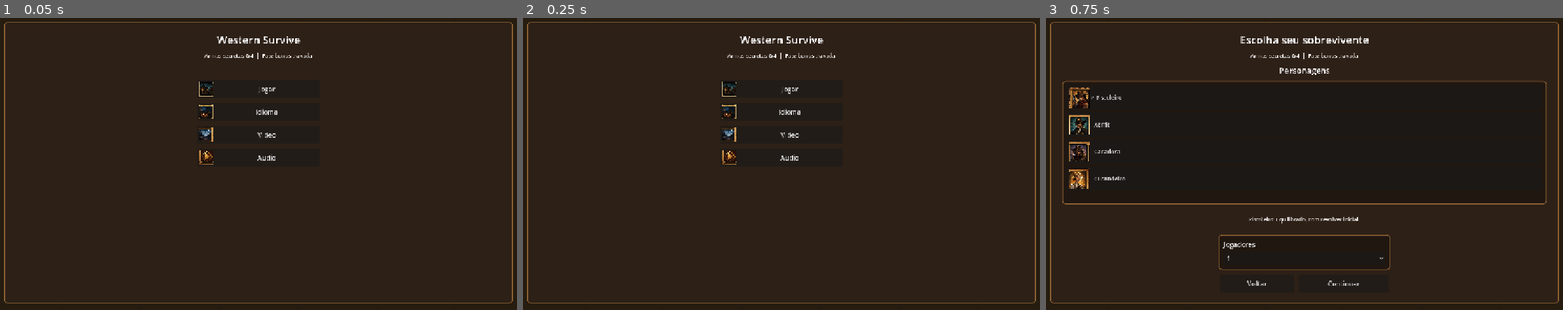
Above: before the commit, frames 1-3 (left to right).
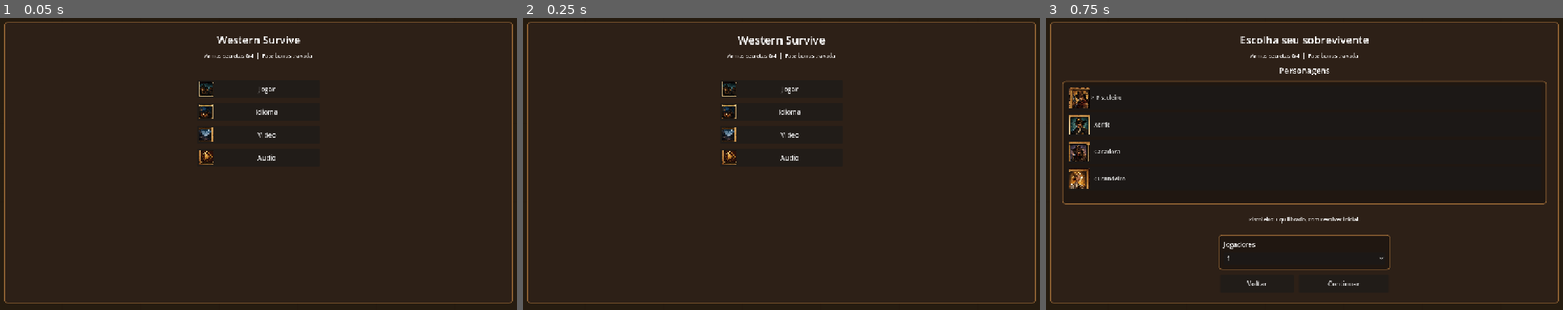
Above: after the commit, the same moments.

Repository: Xaxadox/WesternSurvive
Game: Godot game, scene res://scenes/splash_screen.tscn
The game is run twice, just before and just after one commit, with the same random seed, the same clock (stepped at 60 frames per second) and the same inputs.
Inputs:
- Up to frame 1 (0.05 s): no input
- Up to frame 2 (0.25 s): no input
- Up to frame 3 (0.75 s): click "Jogar" at 0.5 s

Frame 1 is identical in both runs. In frame 2, 0.3% of the frame differs, in the area x 41-59%, y 6-10%; in frame 3, nothing differs.

Commit message:
Add music beat UI pulse

Diff:
--- a/project/scripts/CodeMusic.gd
+++ b/project/scripts/CodeMusic.gd
@@ -1,4 +1,6 @@
 extends Node
+
+signal beat_hit(type)
 
 const SILENCE_NOTE = -99
 const DEFAULT_STAGE_ID = "menu"
@@ -350,6 +352,15 @@
 	var chord = chords[int(step_tick / 8) % chords.size()]
 	var harmony_note = int(chord[(int(step_tick / 4) + phrase) % chord.size()])
 	var bass_note = int(bass_line[int(step_tick / 4) % bass_line.size()])
+	var is_kick = step % 8 == 0 or (stage_id == "canyon" and step % 16 == 12) or (stage_id == "bonus" and step % 8 == 6)
+	var is_snare = step % 16 == 8 or step % 16 == 14
+	if stage_id == "mine":
+		is_snare = step % 16 == 12
+
+	if is_kick:
+		_emit_beat_hit("kick")
+	elif is_snare:
+		_emit_beat_hit("snare")
 
 	if melody_note > -90:
 		lead_freq_current = _note_freq(root * 2.0, melody_note)
@@ -367,6 +378,9 @@
 		harmony_freq_current = _note_freq(root * 2.0, harmony_note)
 		harmony_level = 0.65
 		_pluck_string(harmony_freq_current, float(profile.get("harmony_gain", 0.05)) * 0.55, 0.991)
+
+func _emit_beat_hit(type):
+	call_deferred("emit_signal", "beat_hit", type)
 
 func _get_next_markov_note(current_note, markov_matrix):
 	if typeof(markov_matrix) != TYPE_DICTIONARY:
--- a/project/scripts/HUD.gd
+++ b/project/scripts/HUD.gd
@@ -23,6 +23,7 @@
 var resolution_option
 var fullscreen_check
 var player_count_option
+var beat_tween: Tween = null
 
 var pause_layer
 var pause_label
@@ -1062,6 +1063,24 @@
 func hide_game_over():
 	game_over_layer.visible = false
 
+func pulse_music_beat(type):
+	var target = title_label
+	if start_layer != null and start_layer.visible and start_title_label != null:
+		target = start_title_label
+	if target == null or not is_instance_valid(target):
+		return
+
+	if beat_tween != null:
+		beat_tween.kill()
+
+	var pulse_scale = Vector2(1.08, 1.08) if type == "kick" else Vector2(1.035, 1.035)
+	var pulse_time = 0.16 if type == "kick" else 0.10
+	target.pivot_offset = target.size * 0.5
+	target.scale = pulse_scale
+	beat_tween = create_tween()
+	beat_tween.set_pause_mode(Tween.TWEEN_PAUSE_PROCESS)
+	beat_tween.tween_property(target, "scale", Vector2.ONE, pulse_time).set_ease(Tween.EASE_OUT)
+
 func _on_choice_pressed(index):
 	if index >= current_choices.size():
 		return
--- a/project/scripts/Main.gd
+++ b/project/scripts/Main.gd
@@ -129,6 +129,8 @@
 	hud.settings_changed.connect(_on_settings_changed)
 	hud.resume_requested.connect(_on_pause_resume_requested)
 	hud.return_to_menu_requested.connect(_return_to_start_menu)
+	if is_instance_valid(music) and not music.beat_hit.is_connected(_on_music_beat_hit):
+		music.beat_hit.connect(_on_music_beat_hit)
 	_load_progress()
 	_apply_settings(progress.get("settings", {}))
 	if is_instance_valid(music):
@@ -185,6 +187,25 @@
 	var tween = _create_music_tween()
 	tween.tween_interval(MUSIC_GAME_OVER_SILENCE)
 	tween.tween_method(Callable(self, "_set_runtime_music_volume"), 0.0, next_volume, MUSIC_GAME_OVER_FADE_IN)
+
+func _music_visual_latency():
+	if is_instance_valid(music) and music.generator != null:
+		return maxf(0.0, float(music.generator.buffer_length))
+	return 0.0
+
+func _on_music_beat_hit(type):
+	if hud == null or not hud.has_method("pulse_music_beat"):
+		return
+
+	var delay = _music_visual_latency()
+	if delay <= 0.0:
+		hud.pulse_music_beat(type)
+		return
+
+	get_tree().create_timer(delay, true).timeout.connect(func():
+		if hud != null and hud.has_method("pulse_music_beat"):
+			hud.pulse_music_beat(type)
+	)
 
 func _load_scene_dependencies():
 	enemy_scene = load(ENEMY_SCENE_PATH) as PackedScene
